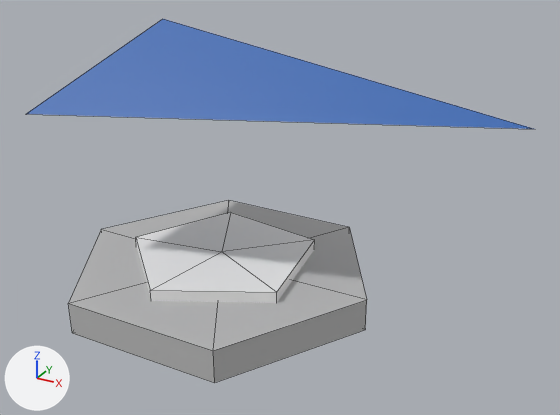
What one commit did to the FBX model Assets/Art/Models/gun_turret.fbx.
One viewpoint serves both versions: a 50 mm lens placed at (0.0743, -0.1397, 0.0394), pointed at (-0.0014, -0.002, -0.0294). The axes (+X, +Y, +Z) are drawn at lower left. The lights are the same throughout. Mesh edges are drawn as thin lines. Where no turn or scale is listed for an object, it has been applied to the vertices.

Script lines for the objects in view, before the commit:
```python
mat_lambert2 = principled_material('lambert2')
mat_lambert2.base_color = (0.5, 0.5, 0.5)  # grey #bcbcbc
me_mesh_001 = bpy.data.meshes.new('Mesh.001')
me_mesh_001.from_pydata(...)  # 8 vertices, 6 faces; spans x -0.05..0.05, y -0.026..0.026, z -0.0088..0.0088
me_mesh_001.materials.append(mat_lambert1)  # blue #3468b3
me_mesh_002 = bpy.data.meshes.new('Mesh.002')
me_mesh_002.from_pydata(...)  # a 6-sided cylinder along z spanning x -0.0378..0.0378, y -0.0327..0.0327, z -0.0038..0.0038
me_mesh_002.materials.append(mat_lambert2)  # grey #bcbcbc
me_mesh_003 = bpy.data.meshes.new('Mesh.003')
me_mesh_003.from_pydata(...)  # a 5-sided cylinder along z spanning x -0.0232..0.0209, y -0.0232..0.0209, z -0.0019..0.0019
me_mesh_003.materials.append(mat_lambert6)  # white #f0f0f0
ob_pcube1 = bpy.data.objects.new('pCube1', me_mesh_001)
ob_pcube1.location = (0.0, 0.0, 0.0)
ob_pcylinder1 = bpy.data.objects.new('pCylinder1', me_mesh_002)
ob_pcylinder1.location = (-0.0184, 0.0, -0.0519)
ob_pcylinder2 = bpy.data.objects.new('pCylinder2', me_mesh_003)
ob_pcylinder2.location = (-0.0184, 0.0, -0.0473)
```
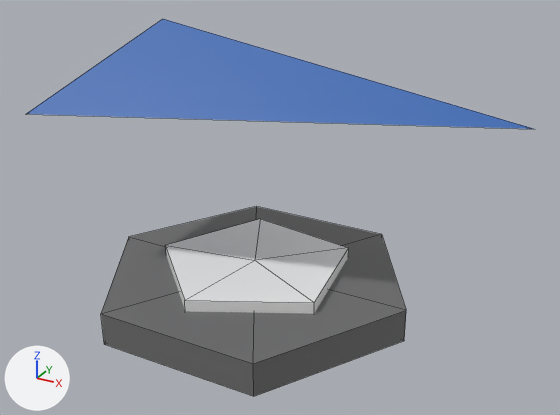
Commit message: Centred gun models base

Where the newer file only moved an object's origin or applied its transform, the numbers keep the older frame.

Pixel boxes [x1, y1, x2, y2] of what changed, in the pictures (560 x 415 px):
'pCylinder1', recoloured, moved: before [68, 200, 367, 383]; after [101, 207, 406, 396]
'pCylinder2', mesh moved: before [136, 212, 315, 303]; after [165, 219, 348, 314]

The change, as a diff of the scene's bpy script:
```diff
--- a/Assets/Art/Models/gun_turret.fbx.py
+++ b/Assets/Art/Models/gun_turret.fbx.py
@@ mat_lambert2 @@
 mat_lambert2 = principled_material('lambert2')
-mat_lambert2.base_color = (0.5, 0.5, 0.5)  # grey #bcbcbc
+mat_lambert2.base_color = (0.155, 0.155, 0.155)  # dark grey #6e6e6e
@@ me_mesh_003 @@
 me_mesh_003.from_pydata(...)  # 12 vertices, 15 faces; spans x -0.0232..0.0209, y -0.0232..0.0209, z -0.0019..0.0019
 # used by ob_pcylinder2; location = (-0.0184, 0.0, -0.0473)
+# me_mesh_003 part 1: the whole mesh is moved by (0.0092, 0.0, 0.0)
 me_mesh_003.materials.append(mat_lambert6)
@@ ob_pcylinder1 @@
 ob_pcylinder1 = bpy.data.objects.new('pCylinder1', me_mesh_002)
-ob_pcylinder1.location = (-0.0184, 0.0, -0.0519)
+ob_pcylinder1.location = (-0.0092, 0.0, -0.0519)
```
